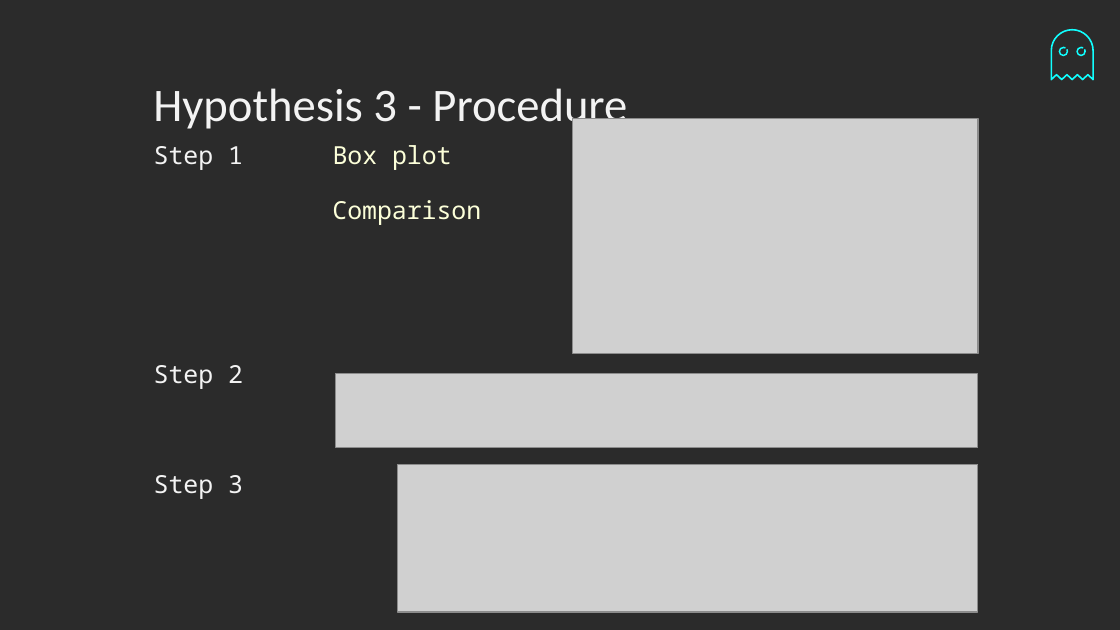
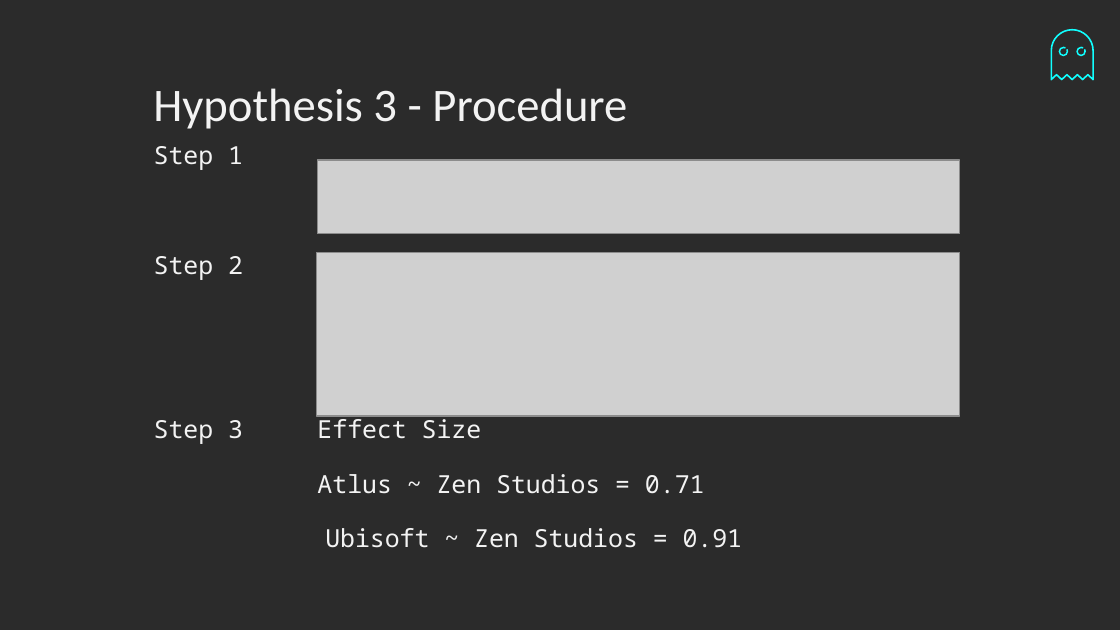
Before and after one commit to songyingho/metacritic_games_statistics, a slide deck: slide 15 of PPT1.pptx. Drawn at 1120x630 pixels with LibreOffice and Linux fonts; fonts in the diff are those of the drawing; grey boxes stand for pictures; background and template pictures are left out; a plain dark background stands for a picture behind light text. Boxes give left, top, right and bottom in pixels: in the first picture for what was removed or moved away, otherwise in the second. Text is boxed around its words. In the diff, an @@ line names an element or a change of style, - is before the commit and + after.

Commit message:
final presentation

```diff
--- a/PPT1.pptx
+++ b/PPT1.pptx
@@ picture removed at bbox=[572, 119, 978, 354] @@
@@ subtitle at bbox=[154, 146, 243, 170]: text changed; text colour #FCFFD9 to #F3F3F3 @@
-Step 1 Box plot
-Comparison
+Step 1
@@ picture: place and size @@
-picture at bbox=[336, 374, 978, 448]
+picture at bbox=[317, 160, 959, 234]
@@ picture: place and size @@
-picture at bbox=[398, 464, 979, 612]
+picture at bbox=[316, 252, 959, 416]
@@ subtitle at bbox=[154, 415, 743, 548]: text changed @@
-Step 3
+Step 3 Effect Size
+Atlus ~ Zen Studios = 0.71
+Ubisoft ~ Zen Studios = 0.91
```
Also in this commit, not shown: 1 slide removed.
